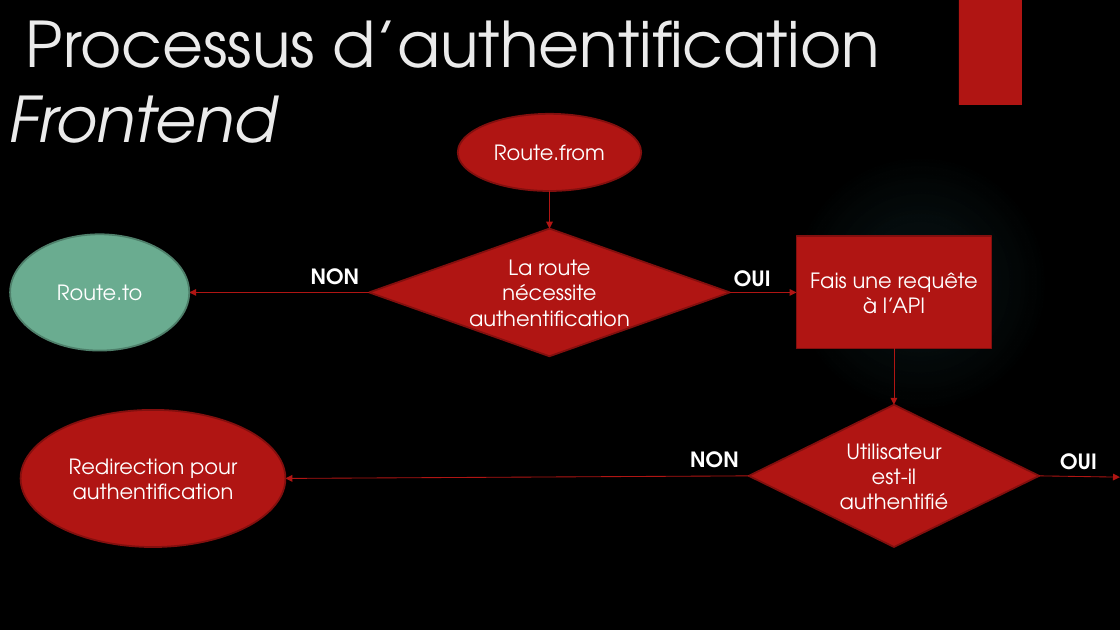
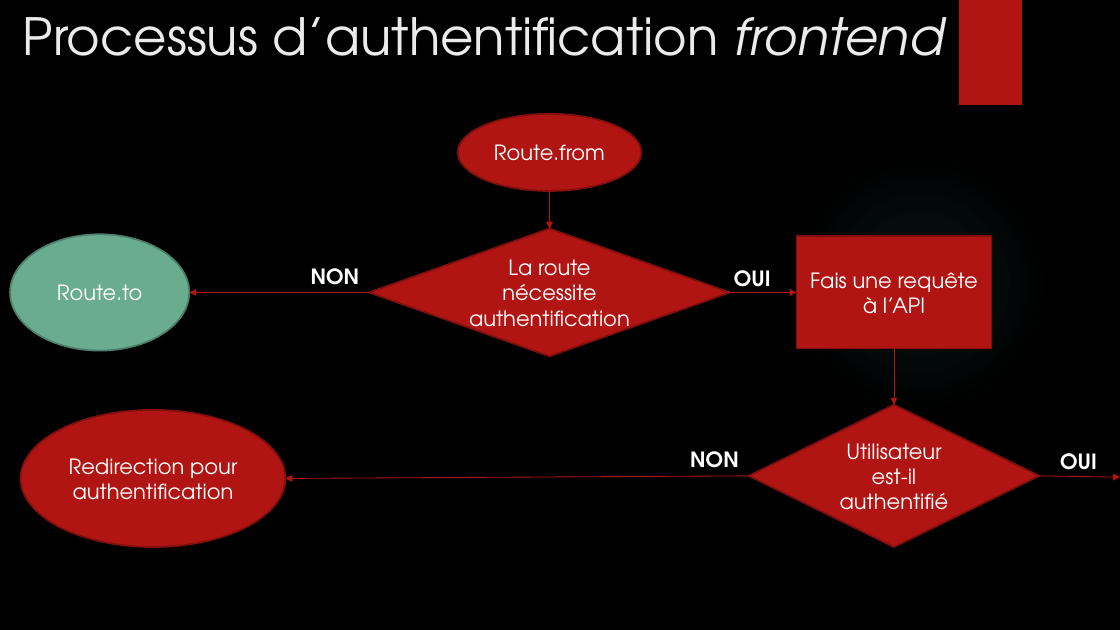
Before and after one commit to mbonjour/Shoot4Stats, a slide deck: slide 13 of Documentation/Défense/Shoot4stats.pptx. Drawn at 1120x630 pixels with LibreOffice and Linux fonts; fonts in the diff are those of the drawing; background and template pictures are left out. Boxes give left, top, right and bottom in pixels: in the first picture for what was removed or moved away, otherwise in the second. Text is boxed around its words. In the diff, an @@ line names an element or a change of style, - is before the commit and + after.

```diff
--- a/Documentation/Défense/Shoot4stats.pptx
+++ b/Documentation/Défense/Shoot4stats.pptx
@@ title at [23,17,945,56]: text changed; size 54 to 44 pt @@
-Processus d’authentification Frontend
+Processus d’authentification frontend
```
Also in this commit, not shown: 20 other slides changed, 1 slide added, 1 other file.
